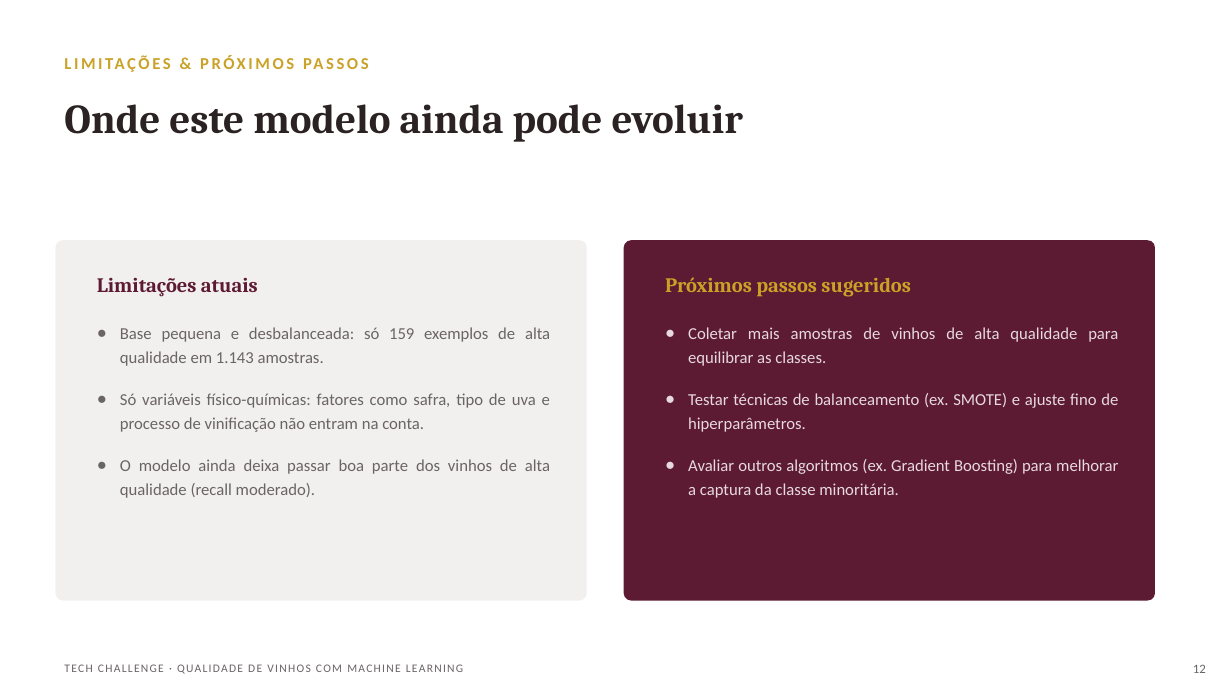
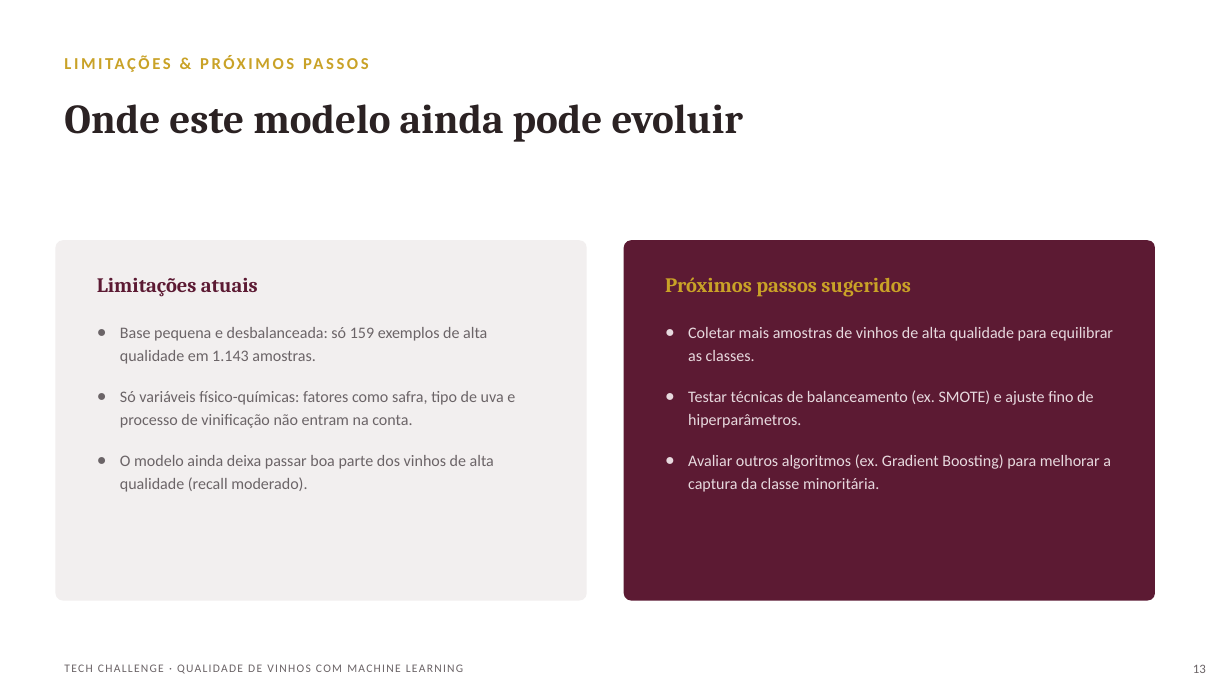
Before and after one commit to lguilherme09/Tech-Challenge-2-FIAP, a slide deck: slide 13 of PPT_Case2_Tech_Challenge.pptx (slide 12 before the commit). Drawn at 1232x693 pixels with LibreOffice and Linux fonts; fonts in the diff are those of the drawing. Boxes give left, top, right and bottom in pixels: in the first picture for what was removed or moved away, otherwise in the second. Text is boxed around its words. In the diff, an @@ line names an element or a change of style, - is before the commit and + after.

Commit message:
Ajustes finais

```diff
--- a/PPT_Case2_Tech_Challenge.pptx
+++ b/PPT_Case2_Tech_Challenge.pptx
@@ text "Base pequena e desbalanceada: só ..." at (120, 327, 515, 492): size 13 to 12.5 pt; alignment justified to left @@
@@ text "Coletar mais amostras de vinhos ..." at (688, 327, 1113, 492): size 13 to 12.5 pt; alignment justified to left @@
```
Also in this commit, not shown: 12 other slides changed, 1 slide added, 23 other files.
